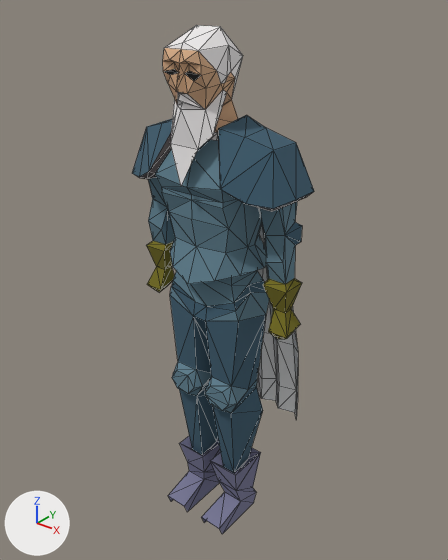
The glTF model public/models/legends-guild.gltf, before and after one commit.
Before and after are seen from a 50 mm lens placed at (136.0, -167.0, 209.0), pointed at (-2.0, 6.0, 102.0). The lights are fixed; the arrows at lower left show +X, +Y and +Z. The picture after the commit comes second. Mesh edges are drawn as thin lines. Vertices at exactly the same position are counted once.
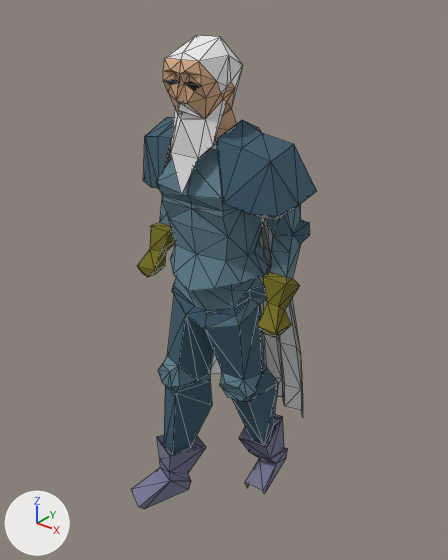
The newer file adds a shape key; the second version is drawn at full value of the shape key 'target_1' of 'Mesh_0', and the change is written as the vertex moves it makes.

What differs and where, as boxes (x1, y1, x2, y2) in the pictures (448 x 560 px; the box of a moved part takes in the faces that stretch with it):
'Mesh_0', reshaped (7% shorter): before (132, 25, 314, 534); after (131, 35, 317, 509)
part 1 of me_mesh_0, rebuilt (55% wider, 12% shorter): before (168, 270, 269, 534); after (131, 277, 288, 509)
part 2 of me_mesh_0, rebuilt: before (146, 177, 175, 292); after (137, 201, 175, 277)
part 3 of me_mesh_0, moved or reshaped: before (132, 25, 314, 418); after (144, 35, 317, 416)

The change in detail:
me_mesh_0 is used by ob_mesh_0; location (0.0, 0.0, 0.0).
me_mesh_0 had 420 vertices, 777 faces and spanned x -36.0..36.0, y -20.0..29.0, z -6.0..196.0.
me_mesh_0 now has 421 vertices, 777 faces and spans x -36.0..36.0, y -30.0..35.0, z -8.0..193.0.
me_mesh_0 part 1: the loose piece of 123 vertices spanning x -17.0..17.0, y -18.0..14.0, z -6.0..123.0 is rebuilt with 123 vertices and now spans x -30.0..19.0, y -30.0..35.0, z -8.0..121.0.
me_mesh_0 part 2: the loose piece of 40 vertices spanning x -35.0..-20.0, y -5.0..7.0, z 91.0..146.0 is rebuilt with 40 vertices and now spans x -36.0..-20.0, y -9.0..19.0, z 99.0..148.0.
me_mesh_0 part 3: 252 vertices removed from x -36.0..36.0, y -20.0..29.0, z 37.0..196.0; 253 vertices added at x -36.0..36.0, y -20.0..34.0, z 35.0..193.0.
